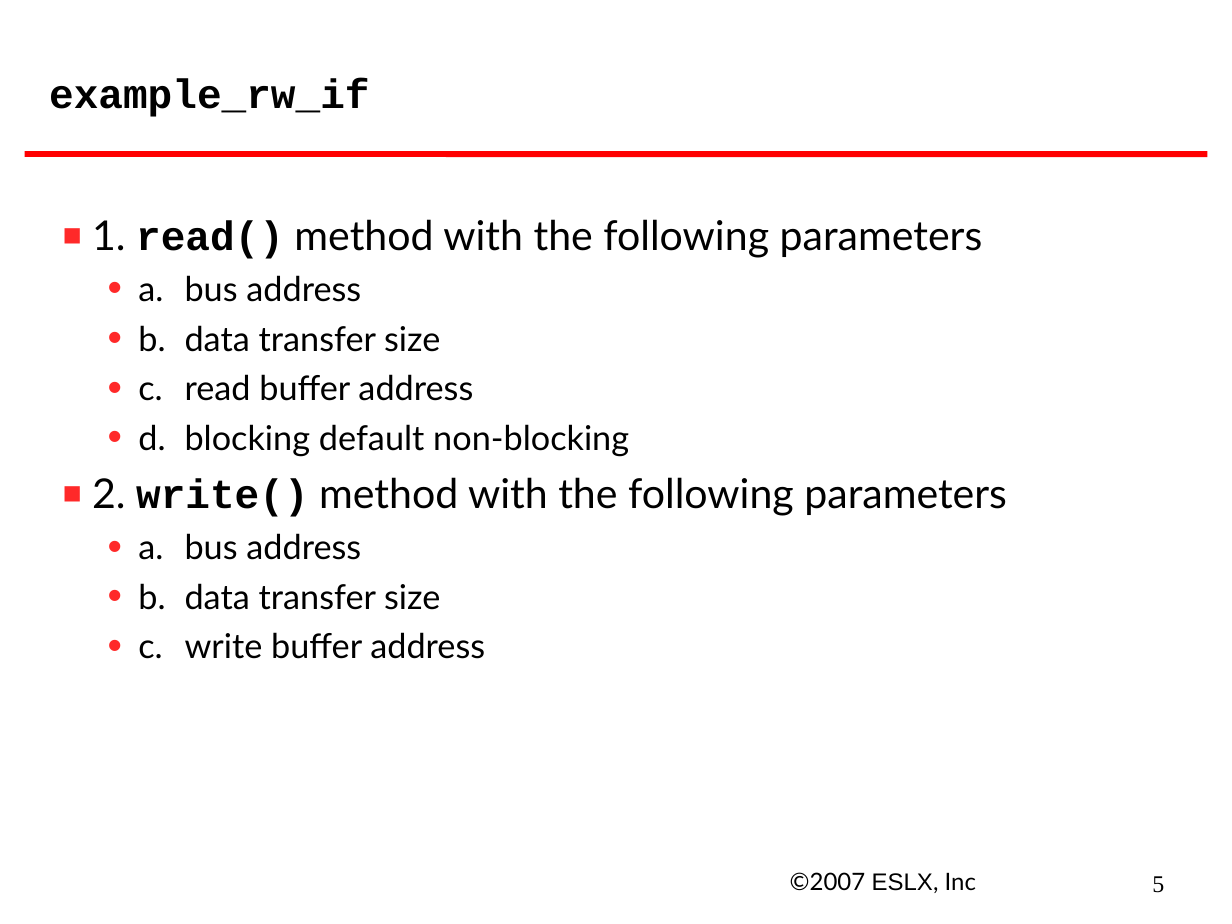
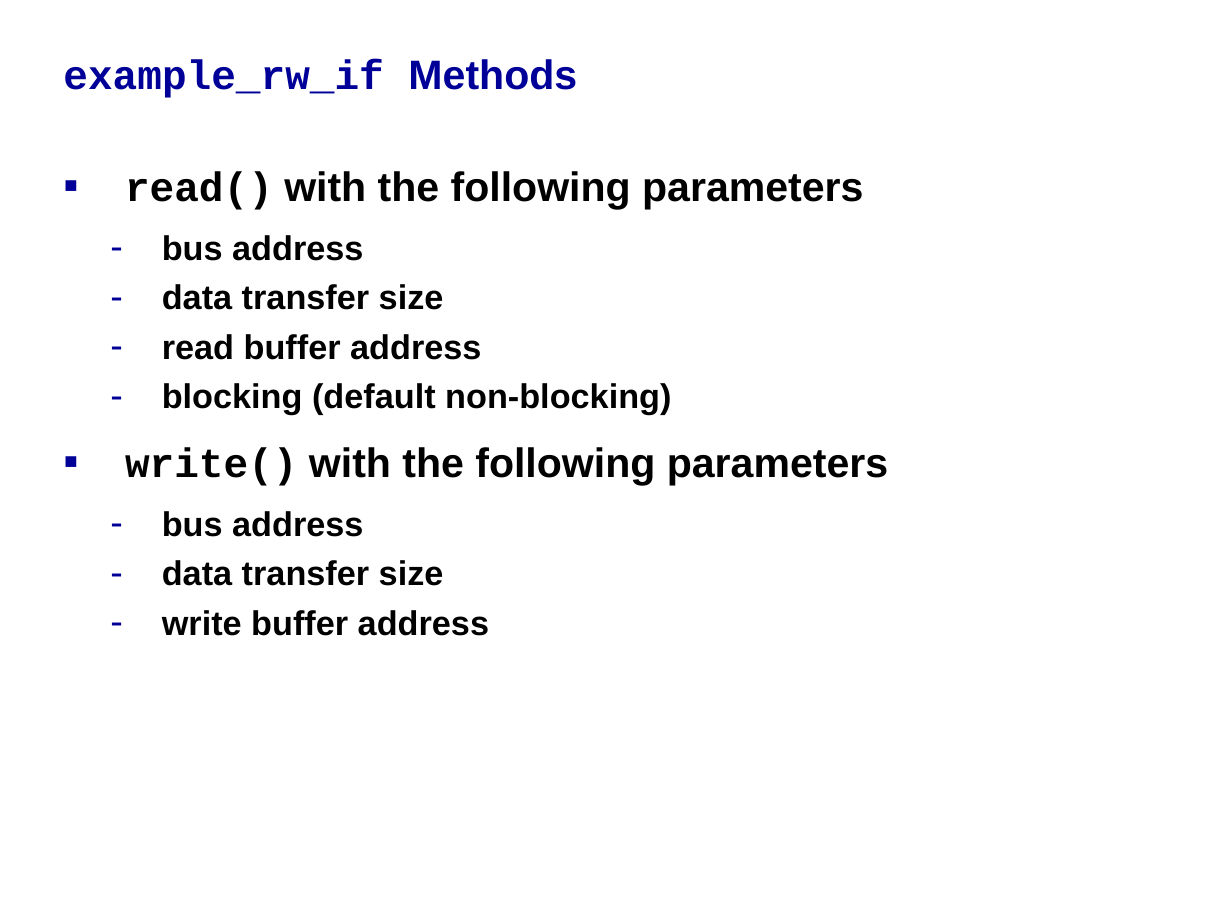
Before and after one commit to accellera-official/systemc, a slide deck: slide 8 of examples/tlm/lt_min_system/docs/lt_min_system_example.ppt (slide 5 before the commit). Drawn at 1232x924 pixels with LibreOffice and Linux fonts; fonts in the diff are those of the drawing; background and template pictures are left out. Boxes give left, top, right and bottom in pixels: in the first picture for what was removed or moved away, otherwise in the second. Text is boxed around its words. In the diff, an @@ line names an element or a change of style, - is before the commit and + after.

Commit message:
- updated lt_min_system example PowerPoint

```diff
--- a/examples/tlm/lt_min_system/docs/lt_min_system_example.ppt
+++ b/examples/tlm/lt_min_system/docs/lt_min_system_example.ppt
@@ title at [63,59,577,98]: text changed; text colour #000000 to #000099 @@
-example_rw_if
+example_rw_if Methods
@@ line removed from (25, 154) to (1207, 154) @@
@@ text at [125,171,888,636]: text changed; font Lato to Arial; bold on @@
-▪ 1. read() method with the following parameters
-  • a. bus address
-  • b. data transfer size
-  • c. read buffer address
-  • d. blocking default non-blocking
-▪ 2. write() method with the following parameters
-  • a. bus address
-  • b. data transfer size
-  • c. write buffer address
+▪ read() with the following parameters
+  – bus address
+  – data transfer size
+  – read buffer address
+  – blocking (default non-blocking)
+▪ write() with the following parameters
+  – bus address
+  – data transfer size
+  – write buffer address
@@ text removed at [790,872,976,893] @@
-©2007 ESLX, Inc
@@ page number removed at [1152,876,1164,893] @@
-5
```
Also in this commit, not shown: 4 other slides changed, 12 slides added, 1 slide removed.
